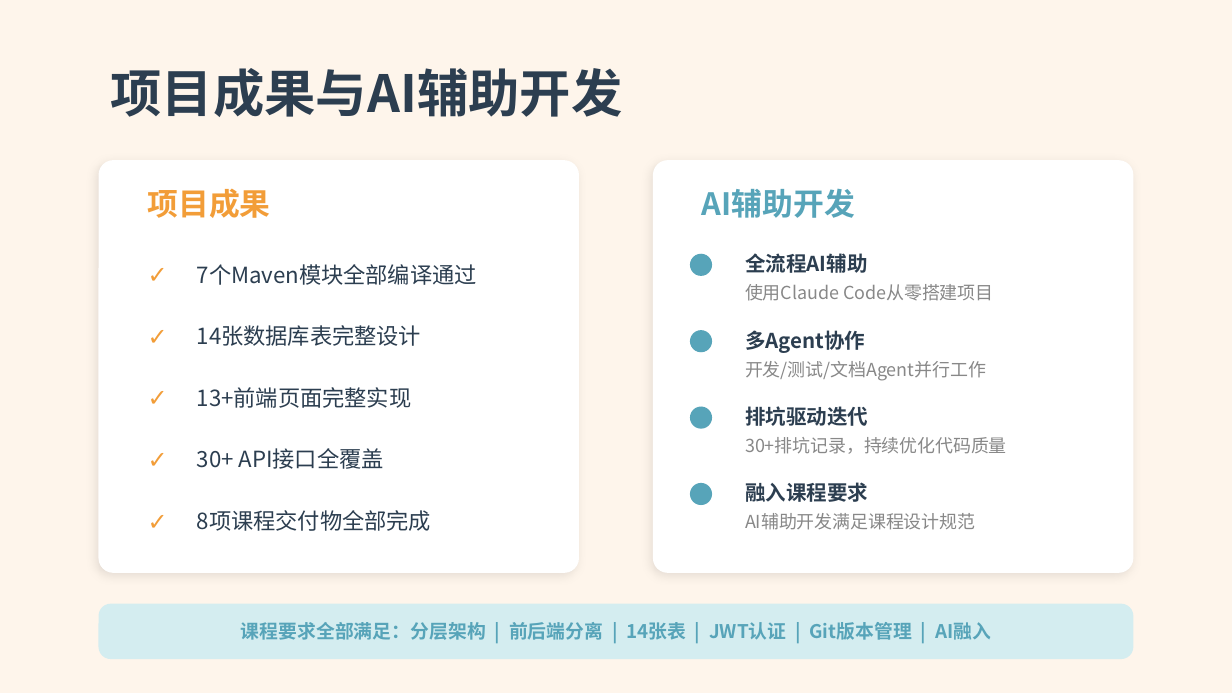
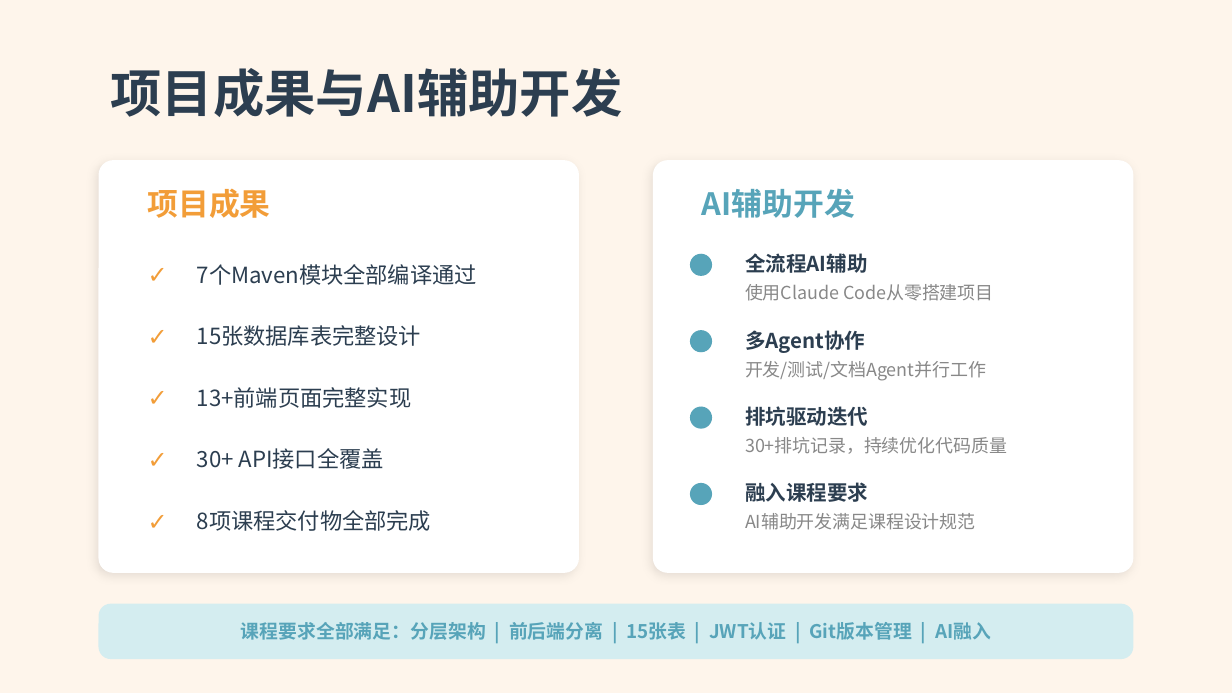
Before and after one commit to yykxyyds/prometheus-skill-time-bank, a slide deck: slide 14 of document/submission/最终项目-5-答辩PPT-第10组.pptx. Drawn at 1232x693 pixels with LibreOffice and Linux fonts; fonts in the diff are those of the drawing. Boxes give left, top, right and bottom in pixels: in the first picture for what was removed or moved away, otherwise in the second. Text is boxed around its words. In the diff, an @@ line names an element or a change of style, - is before the commit and + after.

```diff
--- a/document/submission/最终项目-5-答辩PPT-第10组.pptx
+++ b/document/submission/最终项目-5-答辩PPT-第10组.pptx
@@ text at bbox=[197, 325, 421, 346]: text changed @@
-14张数据库表完整设计
+15张数据库表完整设计
@@ text at bbox=[241, 622, 991, 640]: text changed @@
-课程要求全部满足：分层架构 | 前后端分离 | 14张表 | JWT认证 | Git版本管理 | AI融入
+课程要求全部满足：分层架构 | 前后端分离 | 15张表 | JWT认证 | Git版本管理 | AI融入
```
Also in this commit, not shown: 7 other slides changed, 18 other files.
